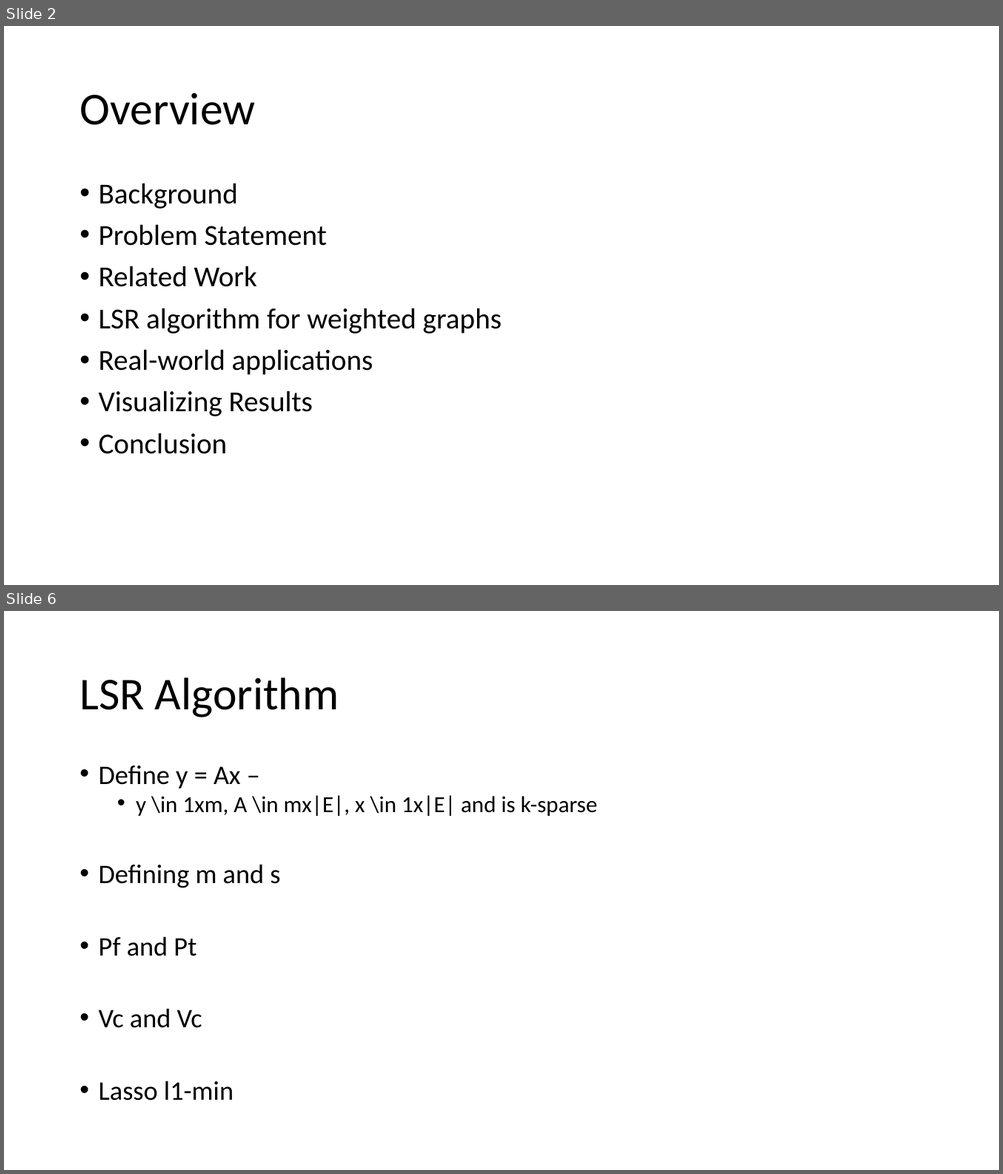
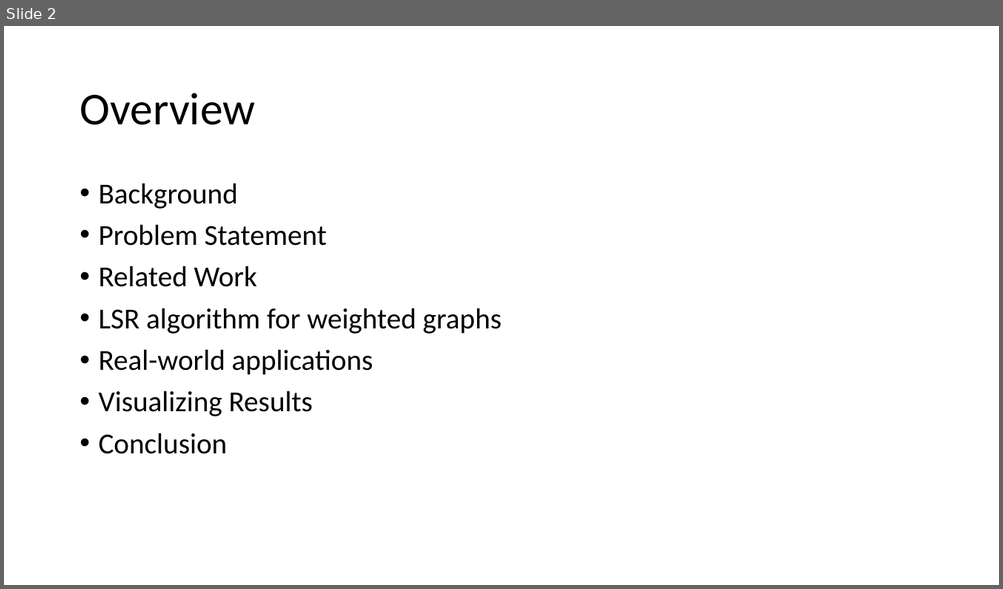
Before and after one commit to mikh/CS591-Social-Networks, a slide deck: PPT/skeleton.ppt.pptx. Shown one above the other, each under a label of ours: slides 2 and 6 before the commit, slide 2 after it; the slides between them are not shown. The pictures are 1003x1174 and 1003x589 pixels, drawn with LibreOffice and Linux fonts; fonts in the diff are those of the drawing; background and template pictures are left out. Boxes give left, top, right and bottom in pixels: in the first picture for what was removed or moved away, otherwise in the second. Text is boxed around its words. In the diff, an @@ line names an element or a change of style, - is before the commit and + after.

```diff
--- a/PPT/skeleton.ppt.pptx
+++ b/PPT/skeleton.ppt.pptx
@@ slide 6 removed at (4, 611, 999, 1170), background #FFFFFF @@
@@ title removed at (79, 678, 338, 718) @@
-LSR Algorithm
@@ text removed at (99, 766, 597, 1101) @@
-• Define y = Ax –
-  • y \in 1xm, A \in mx|E|, x \in 1x|E| and is k-sparse
-• Defining m and s
-• Pf and Pt
-• Vc and Vc
-• Lasso l1-min
```
Also in this commit, not shown: 6 slides changed, 17 slides added, 1 other slide removed, 6 other files.
